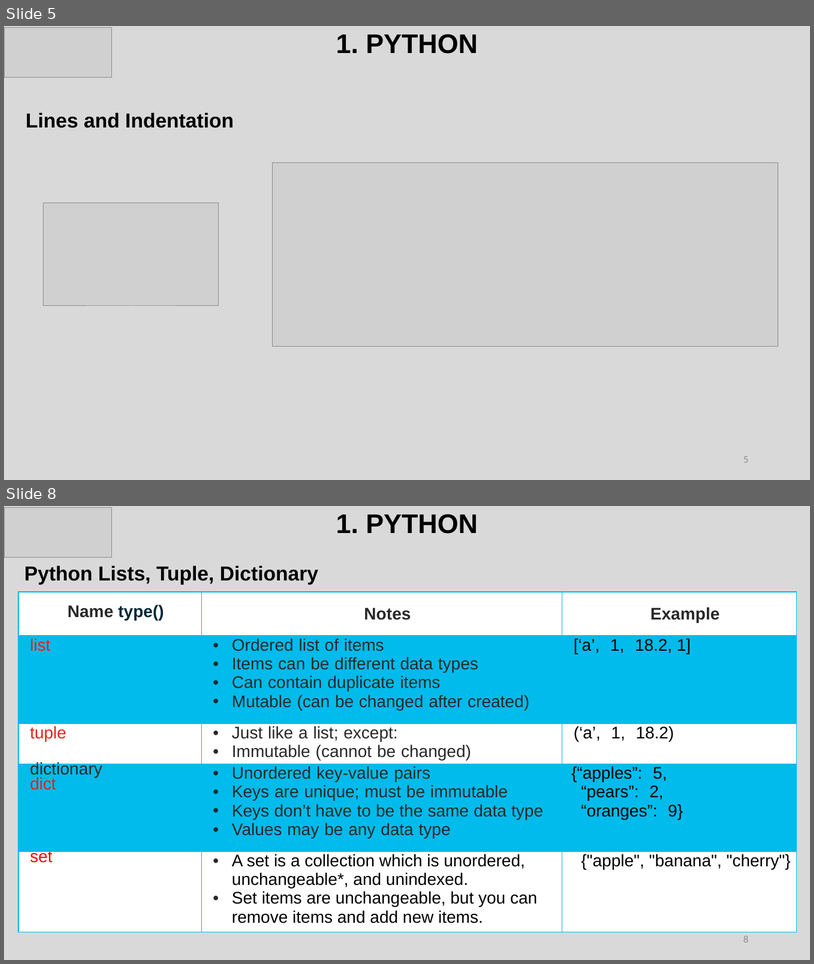
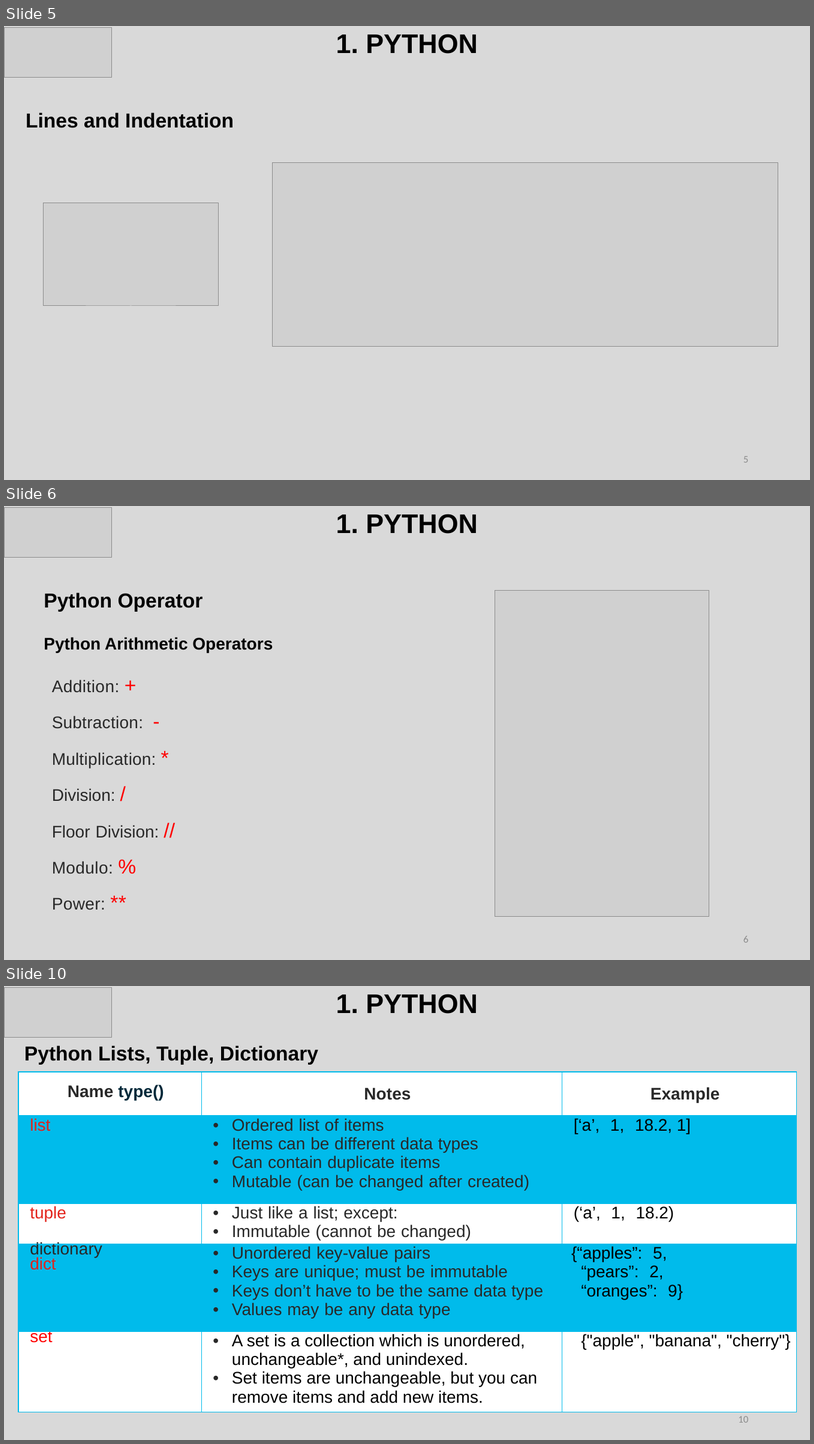
Before and after one commit to lethanhhai279/TMA, a slide deck: Presen_Section1.pptx. Shown one above the other, each under a label of ours: slides 5 and 8 before the commit, slides 5, 6 and 10 after it; the slides between them are not shown. The pictures are 814x964 and 814x1444 pixels, drawn with LibreOffice and Linux fonts; fonts in the diff are those of the drawing; grey boxes stand for pictures. Boxes give left, top, right and bottom in pixels: in the first picture for what was removed or moved away, otherwise in the second. Text is boxed around its words. In the diff, an @@ line names an element or a change of style, - is before the commit and + after.

```diff
--- a/Presen_Section1.pptx
+++ b/Presen_Section1.pptx
@@ slide 6 added at <box>4,506,810,960</box>, background #D9D9D9 @@
@@ picture added at <box>4,508,111,558</box> @@
@@ title added at <box>336,514,478,534</box>, 32 pt, text #000000, bold @@
+1. PYTHON
@@ text added at <box>44,592,203,612</box>, 24 pt, text #000000, bold @@
+Python Operator
@@ picture added at <box>495,591,710,917</box> @@
@@ text added at <box>44,637,273,652</box>, 20 pt, text #000000, bold @@
+Python Arithmetic Operators
@@ text added at <box>52,679,159,910</box>, 20 pt, text #282828 @@
+Addition: +
+Subtraction: -
+Multiplication: *
+Division: /
+Floor Division: //
+Modulo: %
+Power: **
@@ page number added at <box>744,936,749,942</box>, 12 pt, text #8C8C8C @@
+6
@@ what was slide 8 is now slide 10 @@
@@ page number at <box>738,1416,749,1422</box>: text changed @@
-8
+10
```
Also in this commit, not shown: 2 slides changed, 4 other slides added.
